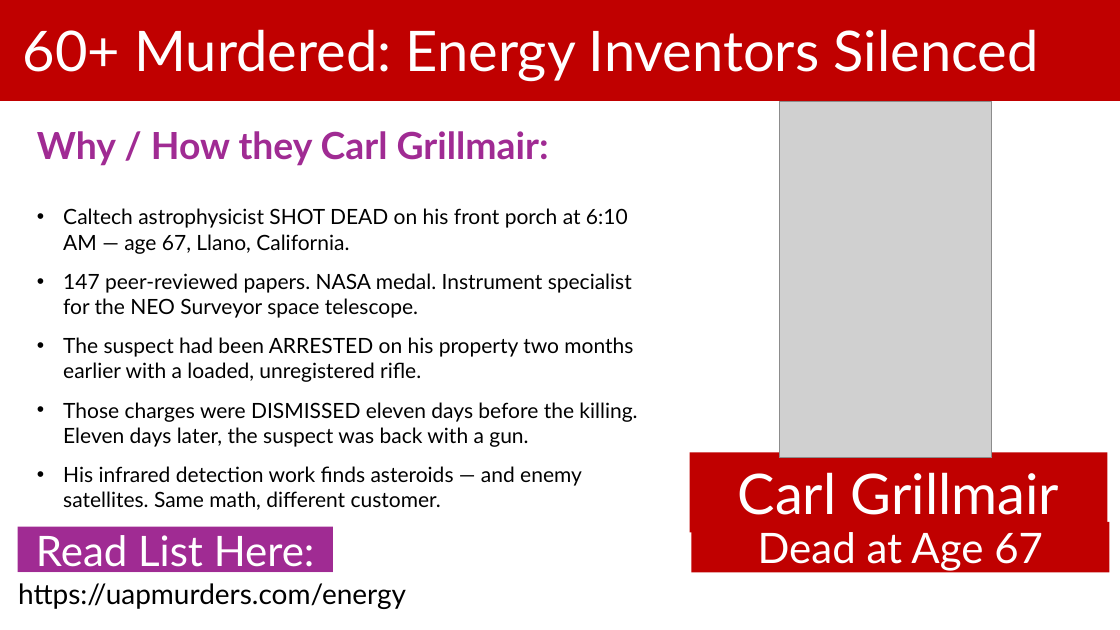
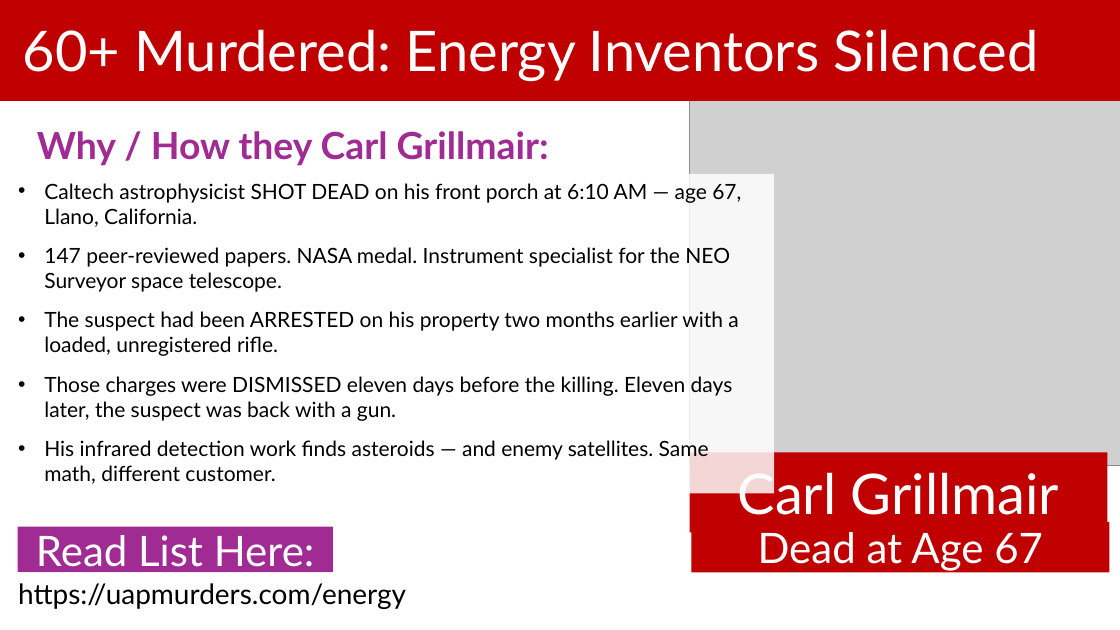
Before and after one commit to BryanStarbuck/UAP_Murder_Docus, a slide deck: slide 5 of Energy/Energy_Murders.pptx (slide 9 before the commit). Drawn at 1120x630 pixels with LibreOffice and Linux fonts; fonts in the diff are those of the drawing; grey boxes stand for pictures. Boxes give left, top, right and bottom in pixels: in the first picture for what was removed or moved away, otherwise in the second. Text is boxed around its words. In the diff, an @@ line names an element or a change of style, - is before the commit and + after.

```diff
--- a/Energy/Energy_Murders.pptx
+++ b/Energy/Energy_Murders.pptx
@@ picture added at (690, 98, 1120, 466) @@
@@ picture removed at (780, 101, 992, 458) @@
@@ text "Caltech astrophysicist SHOT DEAD on ..." rewrapped from (63, 208, 637, 486) to (44, 183, 741, 484) @@
```
Also in this commit, not shown: 40 other slides changed, 2 slides removed, 2 other files.
